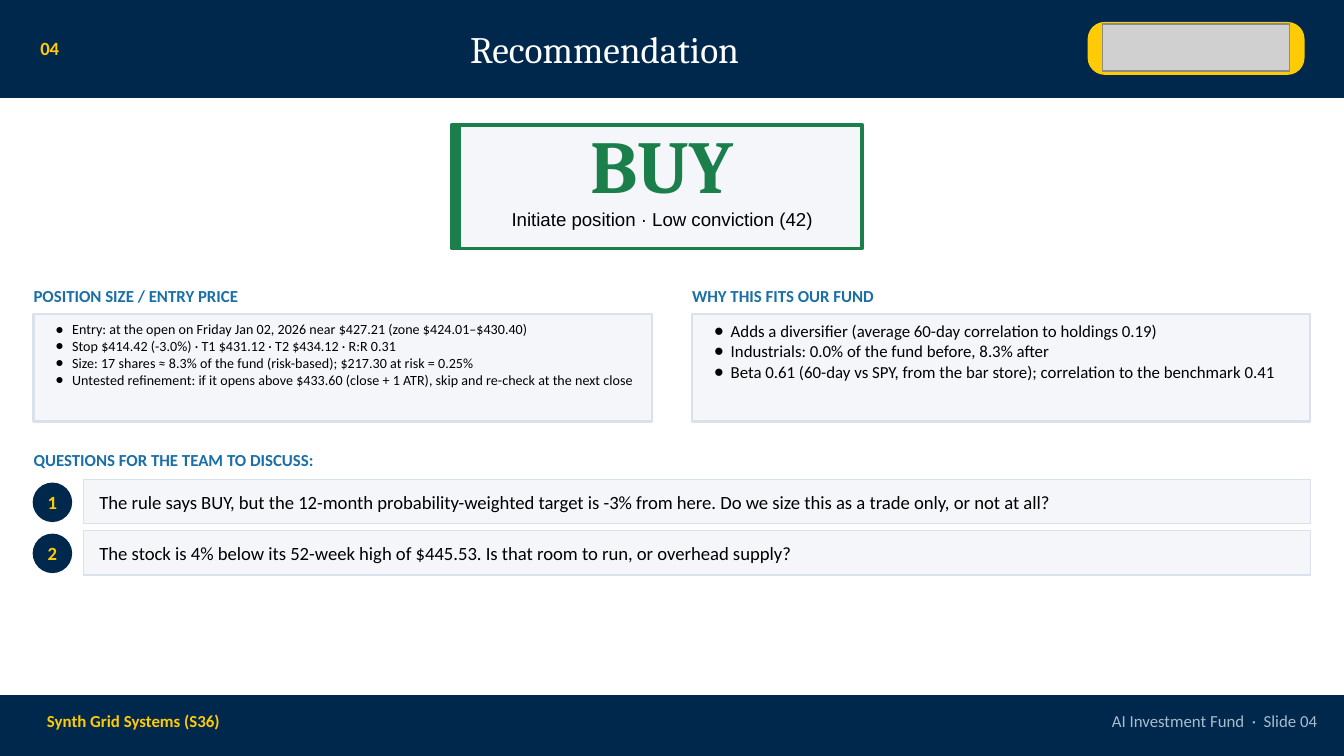
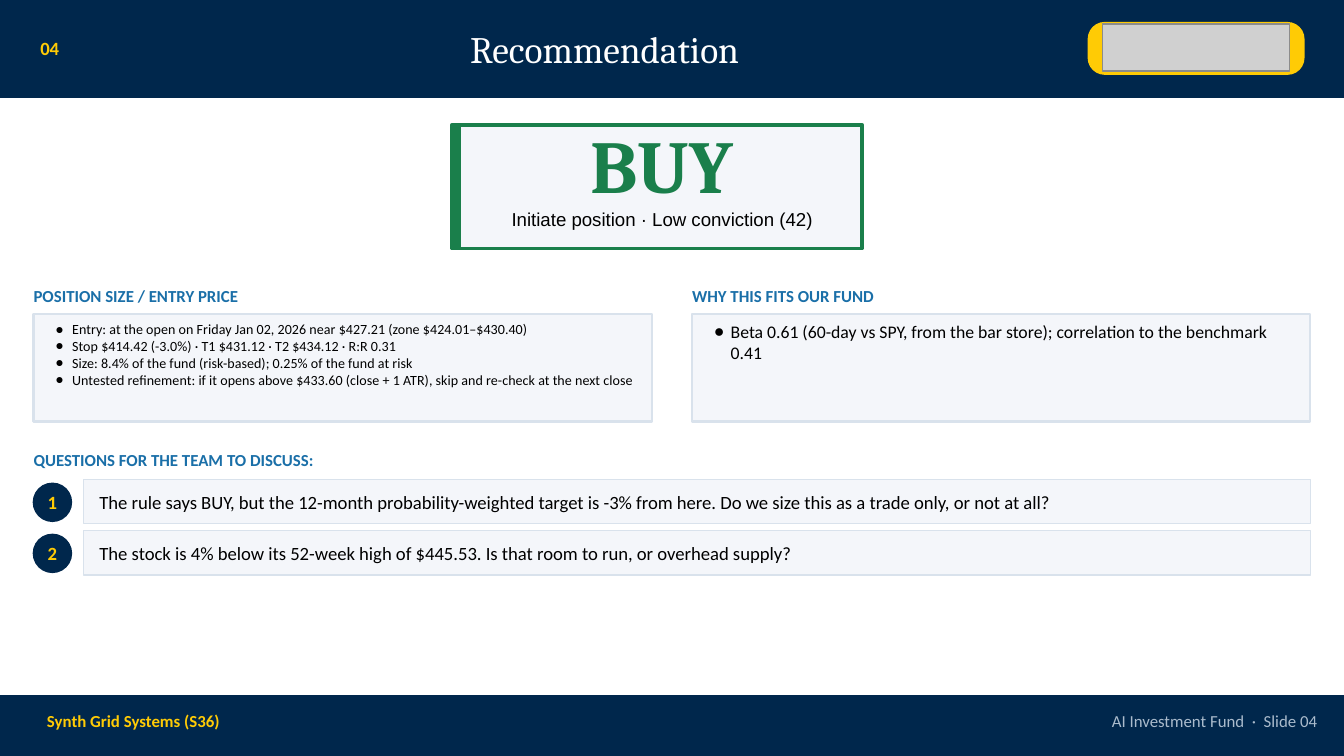
Before and after one commit to tolu-adeb/DAISY, a slide deck: slide 5 of docs/samples/deck_buy_pullback.pptx. Drawn at 1344x756 pixels with LibreOffice and Linux fonts; fonts in the diff are those of the drawing; grey boxes stand for pictures. Boxes give left, top, right and bottom in pixels: in the first picture for what was removed or moved away, otherwise in the second. Text is boxed around its words. In the diff, an @@ line names an element or a change of style, - is before the commit and + after.

```diff
--- a/docs/samples/deck_buy_pullback.pptx
+++ b/docs/samples/deck_buy_pullback.pptx
@@ text "Beta 0.61 (60-day vs SPY, ..." at bbox=[731, 325, 1267, 359]: size 9 to 9.5 pt @@
@@ text at bbox=[731, 325, 1157, 359]: paragraphs removed @@
-● Adds a diversifier (average 60-day correlation to holdings 0.19)
-● Industrials: 0.0% of the fund before, 8.3% after
@@ text at bbox=[72, 358, 412, 370]: text changed @@
-● Size: 17 shares ≈ 8.3% of the fund (risk-based); $217.30 at risk = 0.25%
+● Size: 8.4% of the fund (risk-based); 0.25% of the fund at risk
```
Also in this commit, not shown: 1 other slide changed, 33 other files.
